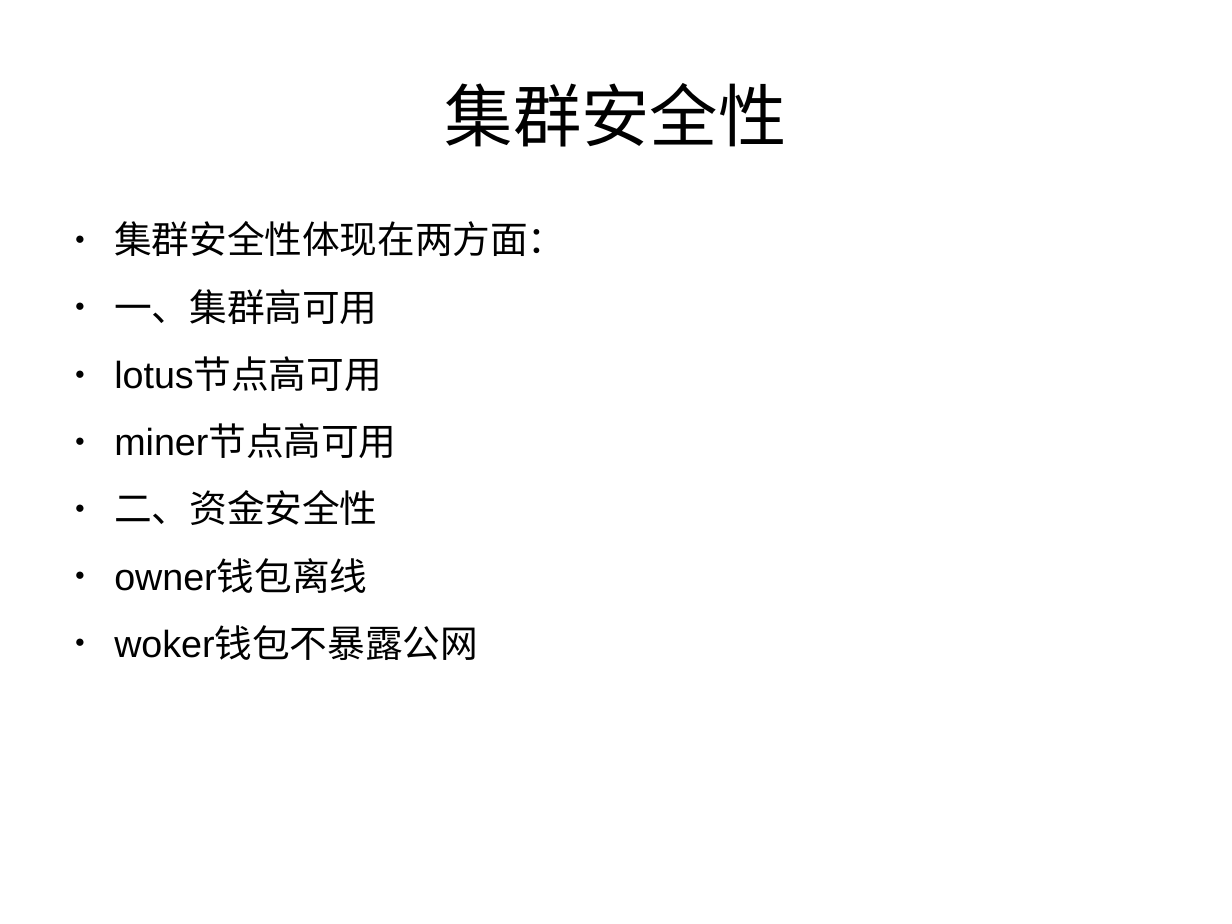
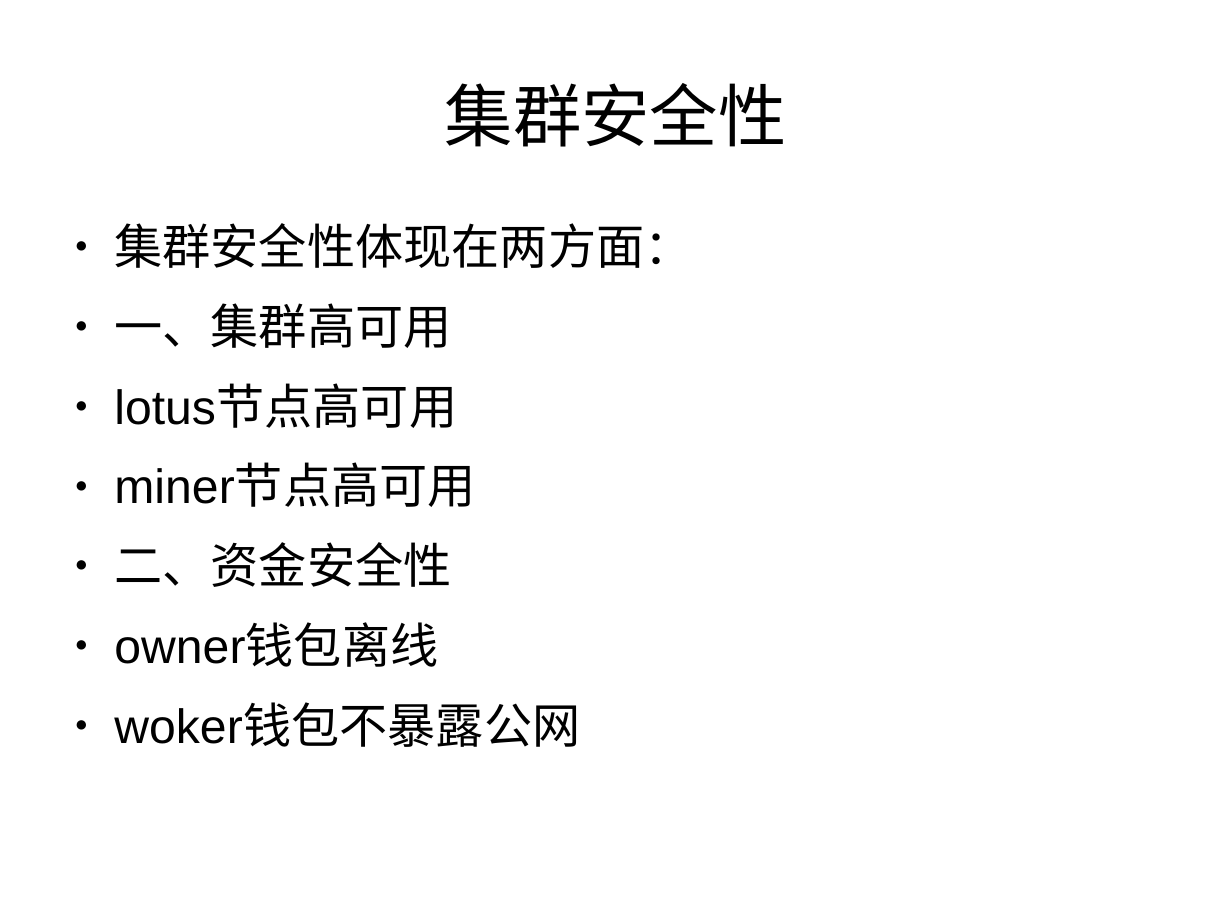
Before and after one commit to xingzjx/blockchain, a slide deck: slide 10 of filecoin/filecoin_share.pptx (slide 7 before the commit). Drawn at 1232x924 pixels with LibreOffice and Linux fonts; fonts in the diff are those of the drawing; background and template pictures are left out. Boxes give left, top, right and bottom in pixels: in the first picture for what was removed or moved away, otherwise in the second. Text is boxed around its words. In the diff, an @@ line names an element or a change of style, - is before the commit and + after.

```diff
--- a/filecoin/filecoin_share.pptx
+++ b/filecoin/filecoin_share.pptx
@@ text "集群安全性体现在两方面：" at <box>114,223,692,747</box>: size 24.3 to 31 pt @@
```
Also in this commit, not shown: 4 other slides changed, 6 slides added.
